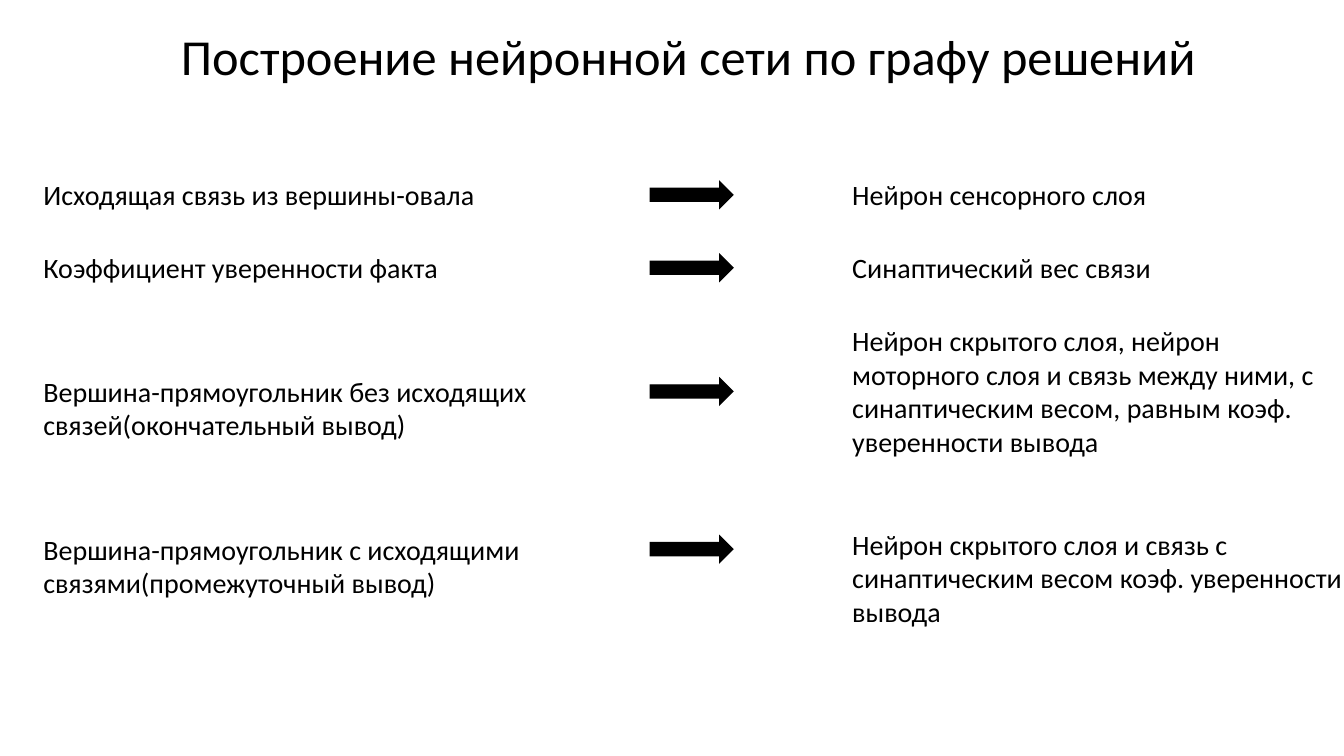
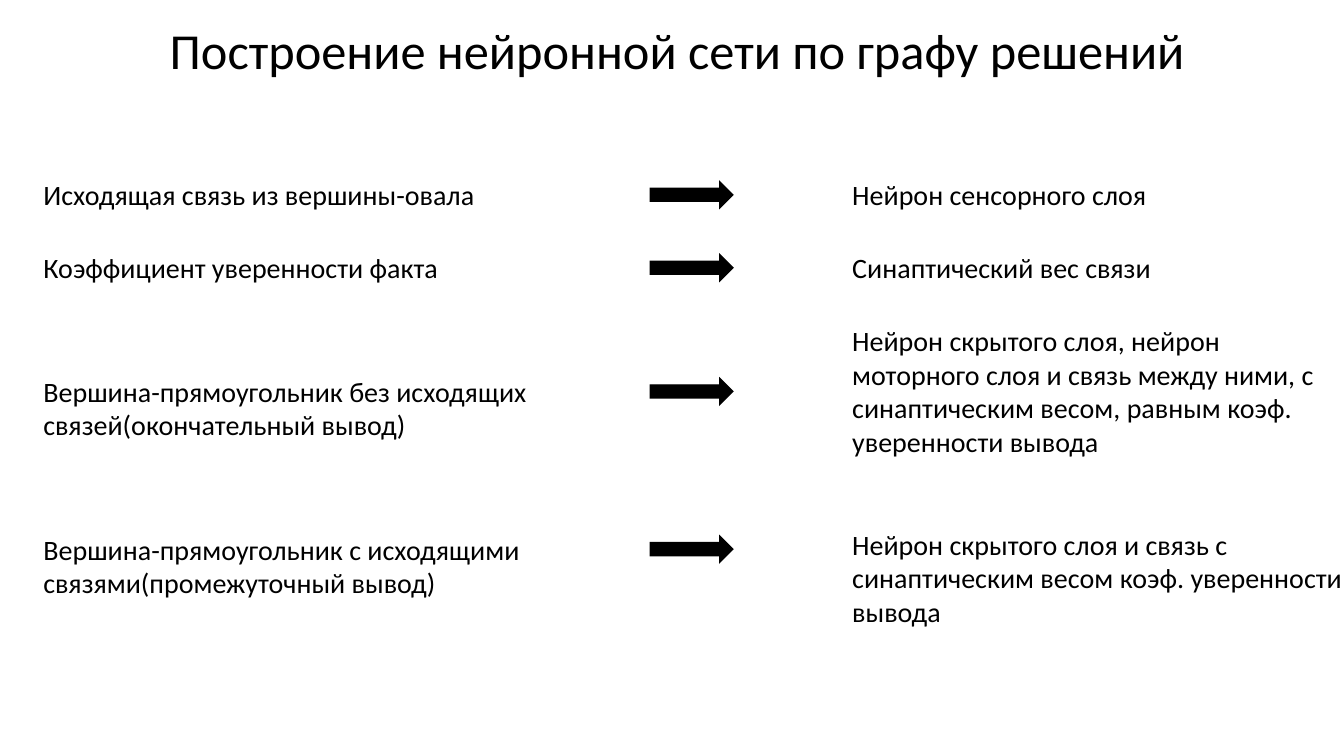
Before and after one commit to sevoster/hybrid-decision-making-system, a slide deck: slide 16 of docs/Синтетическая Презентация.pptx. Drawn at 1344x756 pixels with LibreOffice and Linux fonts; fonts in the diff are those of the drawing. Boxes give left, top, right and bottom in pixels: in the first picture for what was removed or moved away, otherwise in the second. Text is boxed around its words. In the diff, an @@ line names an element or a change of style, - is before the commit and + after.

```diff
--- a/docs/Синтетическая Презентация.pptx
+++ b/docs/Синтетическая Презентация.pptx
@@ text "Построение нейронной сети по графу ...": place and size @@
-text "Построение нейронной сети по графу ..." at (181, 41, 1196, 84)
+text "Построение нейронной сети по графу ..." at (170, 35, 1185, 78)
```
Also in this commit, not shown: 18 other slides changed, 1 slide added, 1 slide removed, 2 other files.
